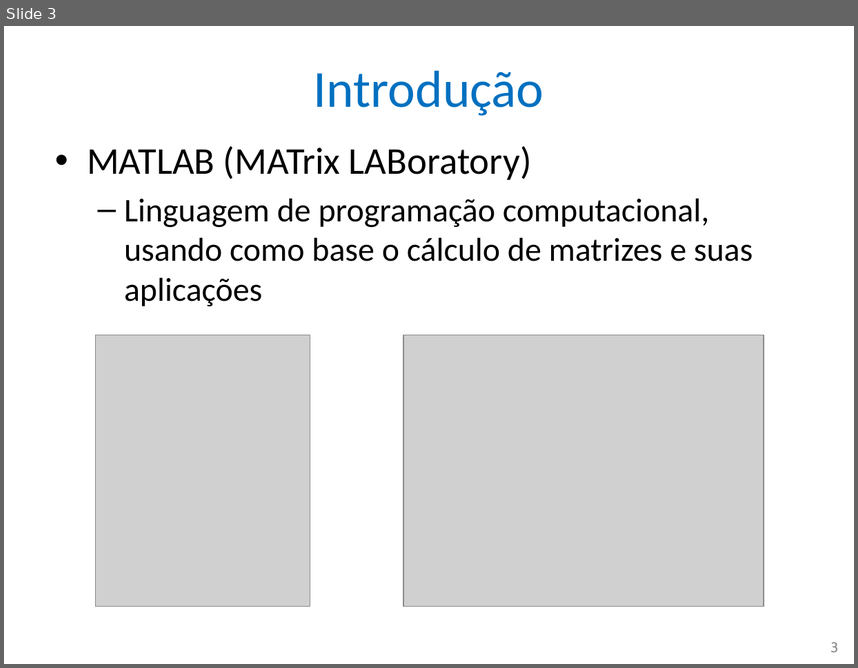
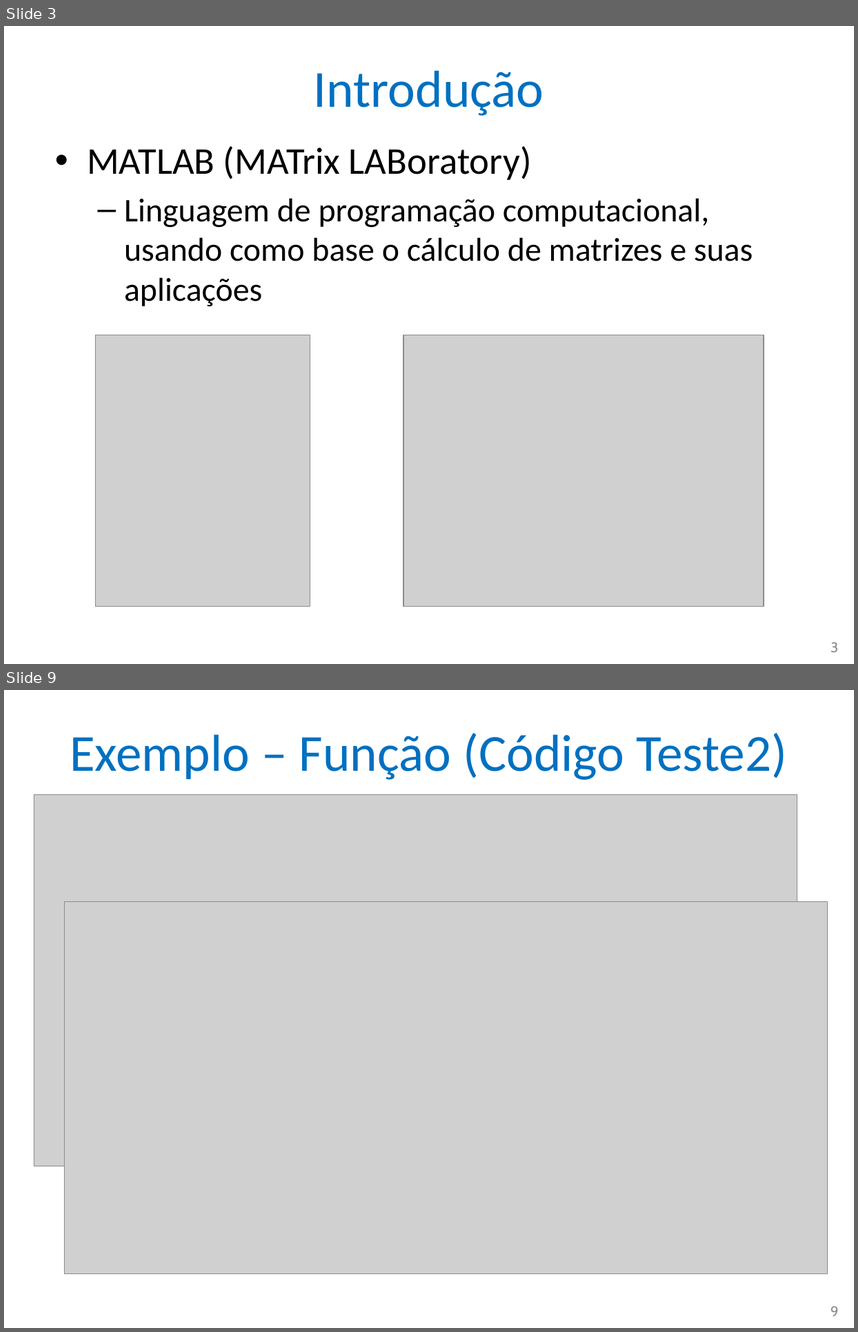
Before and after one commit to nascimentolwtn/INPE-CAP-385_DesenvolvimentoFrameworks, a slide deck: CAP385-00-Presentations/01-MATLAB xUnit Test Framework.pptx. Shown one above the other, each under a label of ours: slide 3 before the commit, slides 3 and 9 after it; the slides between them are not shown. The pictures are 858x668 and 858x1332 pixels, drawn with LibreOffice and Linux fonts; fonts in the diff are those of the drawing; grey boxes stand for pictures. Boxes give left, top, right and bottom in pixels: in the first picture for what was removed or moved away, otherwise in the second. Text is boxed around its words. In the diff, an @@ line names an element or a change of style, - is before the commit and + after.

Commit message:
Apresentação, telas de exemplo

```diff
--- a/CAP385-00-Presentations/01-MATLAB xUnit Test Framework.pptx
+++ b/CAP385-00-Presentations/01-MATLAB xUnit Test Framework.pptx
@@ slide 9 added at [4,690,854,1328], background #FFFFFF @@
@@ title added at [70,733,787,780], 44 pt, text #0070C0 @@
+Exemplo – Função (Código Teste2)
@@ picture added at [34,795,797,1165] @@
@@ picture added at [64,902,828,1274] @@
@@ page number added at [831,1305,839,1316], 12 pt, text #8C8C8C @@
+9
```
Also in this commit, not shown: 5 other slides added, 3 slides removed.
